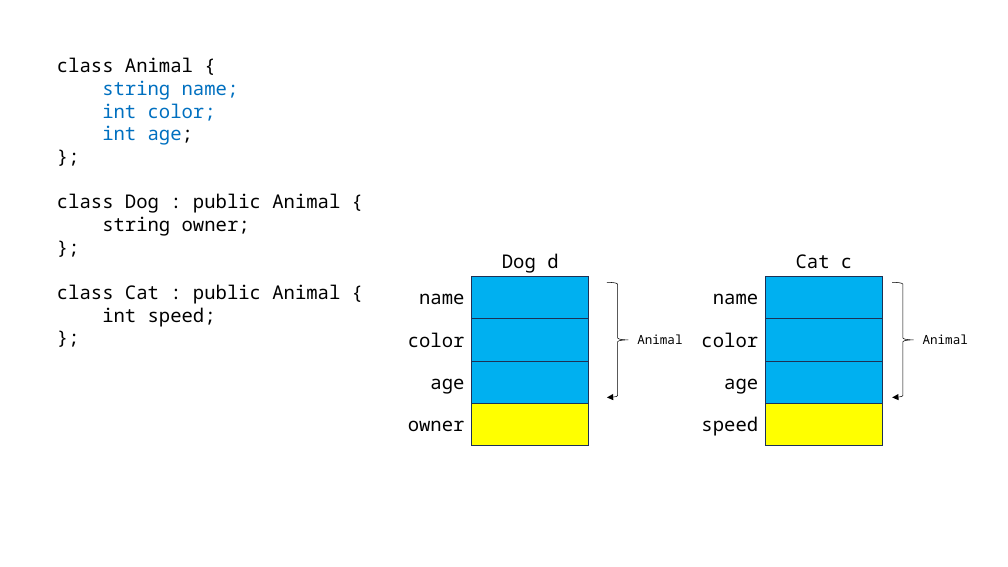
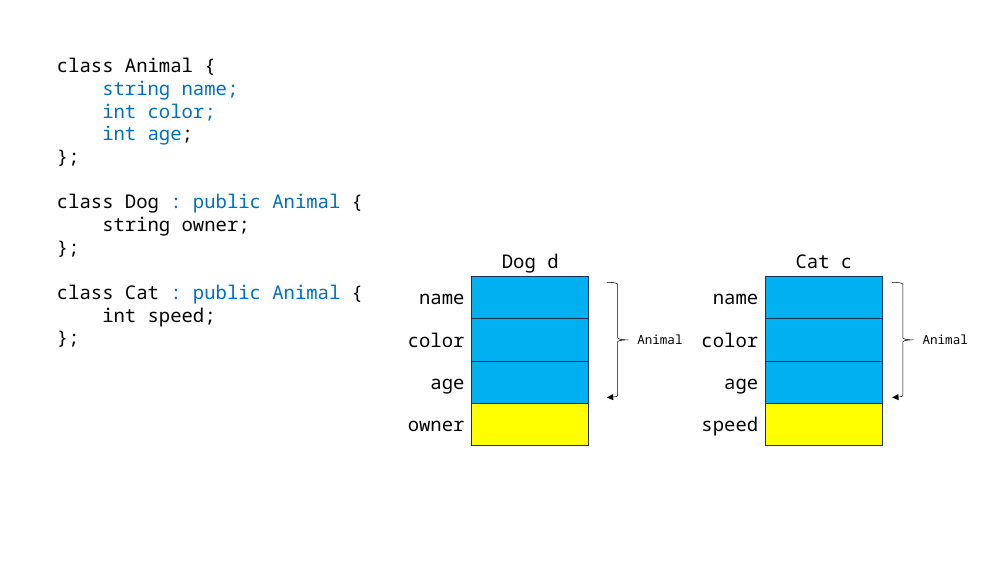
Before and after one commit to loopinf/cpp_230619, a slide deck: slide 27 of 230619.pptx. Drawn at 1008x567 pixels with LibreOffice and Linux fonts; fonts in the diff are those of the drawing. Boxes give left, top, right and bottom in pixels: in the first picture for what was removed or moved away, otherwise in the second. Text is boxed around its words. In the diff, an @@ line names an element or a change of style, - is before the commit and + after.

```diff
--- a/230619.pptx
+++ b/230619.pptx
@@ text at [57,193,340,304]: text colour #000000 to #0070C0 in ": public Animal", ": public Animal" @@
```
Also in this commit, not shown: 1 other file.
